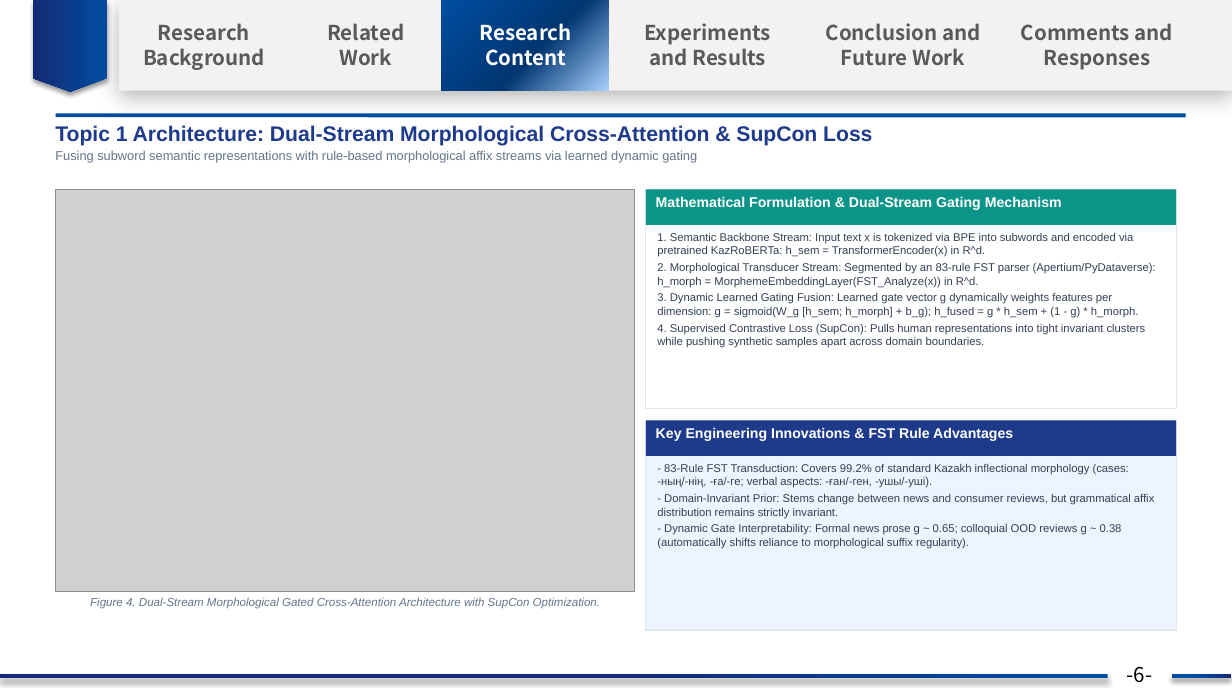
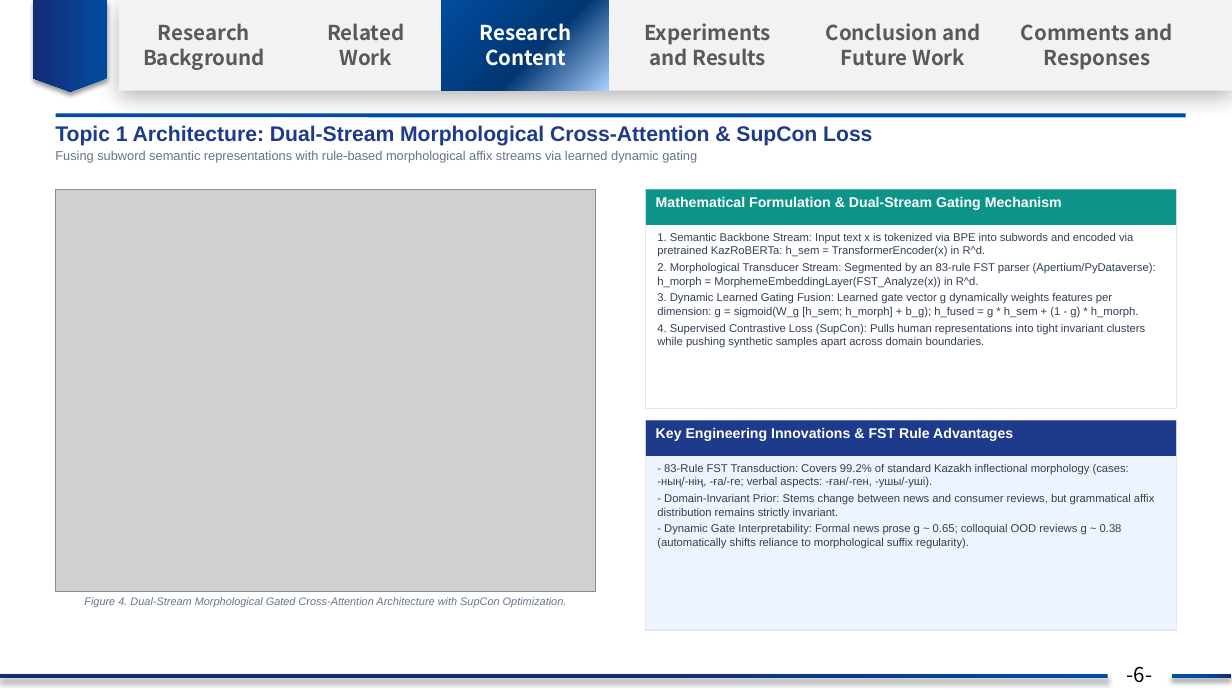
Before and after one commit to nKa1i/kazakh-ai-text-detection, a slide deck: slide 8 of Kazakh_AI_Detection_Thesis_Progress_Prof_Guo.pptx. Drawn at 1232x693 pixels with LibreOffice and Linux fonts; fonts in the diff are those of the drawing; grey boxes stand for pictures; background and template pictures are left out. Boxes give left, top, right and bottom in pixels: in the first picture for what was removed or moved away, otherwise in the second. Text is boxed around its words. In the diff, an @@ line names an element or a change of style, - is before the commit and + after.

```diff
--- a/Kazakh_AI_Detection_Thesis_Progress_Prof_Guo.pptx
+++ b/Kazakh_AI_Detection_Thesis_Progress_Prof_Guo.pptx
@@ picture: place and size @@
-picture at (55, 189, 635, 592)
+picture at (55, 189, 596, 592)
@@ text "Figure 4. Dual-Stream Morphological Gated ..." at (84, 597, 567, 607): size 9 to 8.5 pt @@
```
Also in this commit, not shown: 1 other slide changed, 1 other file.
